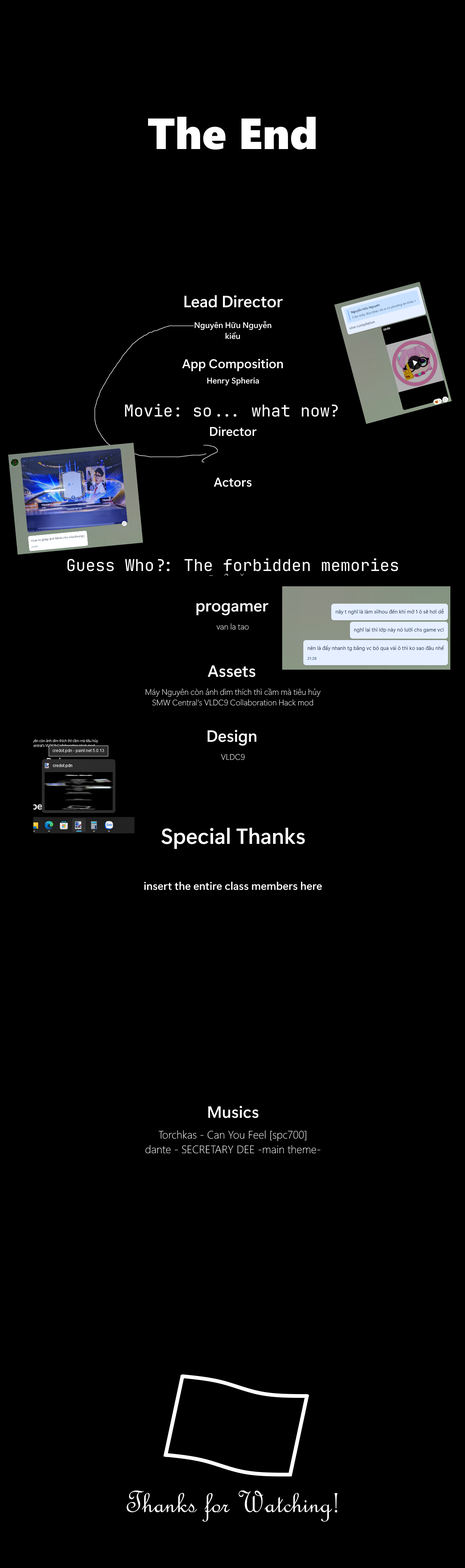
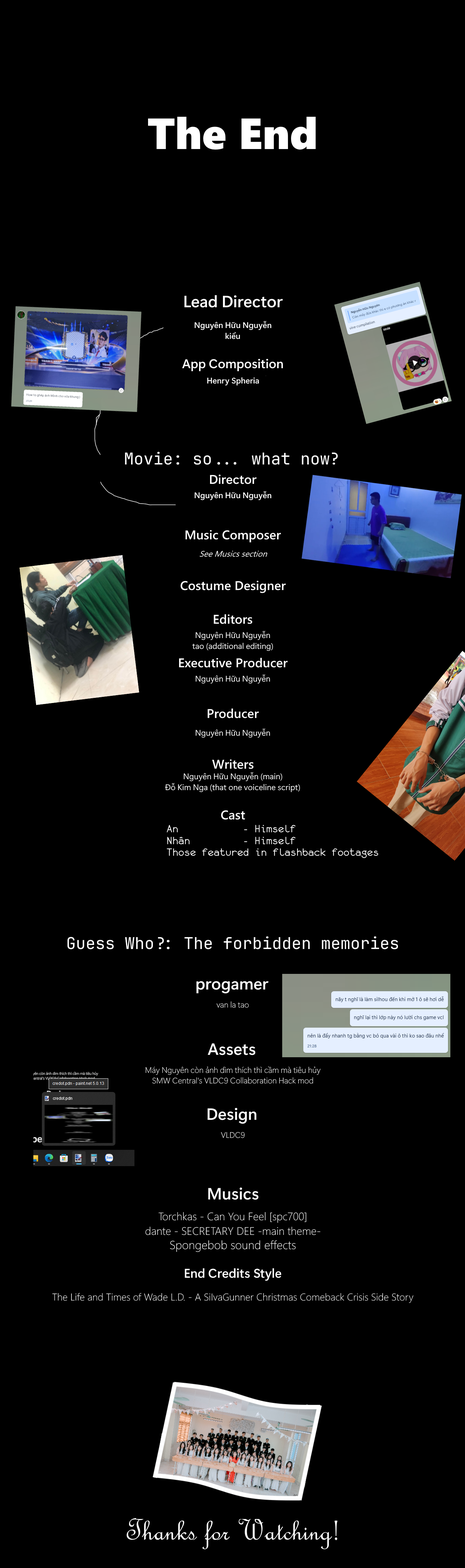
Layered file, before and after one edit (465 × 1568). Changes by layer:
painted on "Layer 3" over [8, 305, 465, 1167]
renamed "Layer 2" to "Layer 4", painted on it over [52, 307, 414, 1550]
painted on "Background" over [95, 389, 103, 426]
